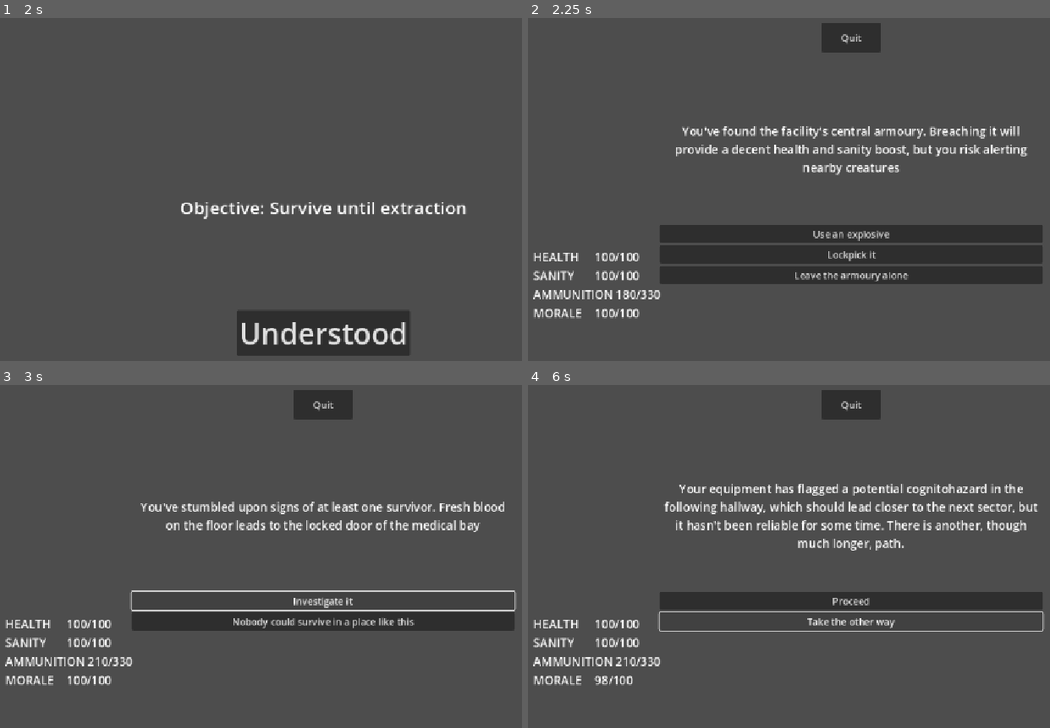
Above: before the commit, frames 1-4 (two rows, left to right).
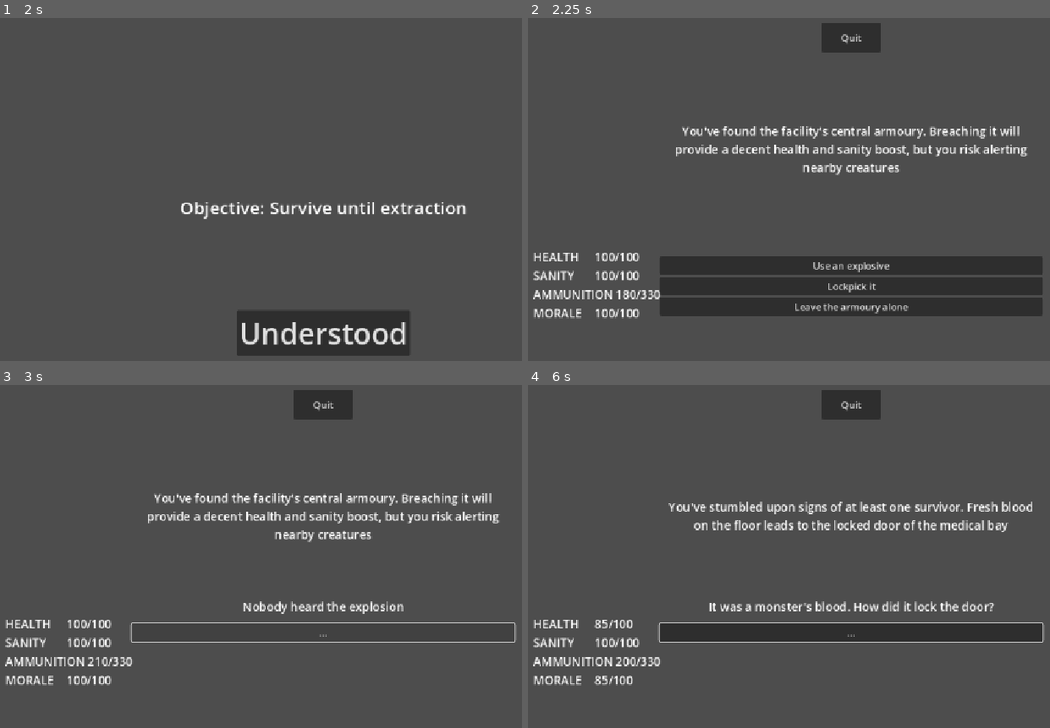
Above: after the commit, the same moments.

Repository: AAP-01/SCP-Field-prototype-II-
Game: Godot game, scene res://Scenes/start.tscn
Two runs of this game, one before a commit and one after it. Both use one fixed random seed, a clock stepped at 60 frames per second and the inputs below.
Inputs (mouse positions are in pixels of both pictures, inside the frame that each line leads up to):
- Up to frame 1 (2 s): click "Start" at 0.5 s; click "Easy" at 1.25 s
- Up to frame 2 (2.25 s): click "Understood" at 2 s
- Up to frame 3 (3 s): click "Use an explosive" at 2.75 s
- Up to frame 4 (6 s): click "Investigate it" (after the commit: "...") at 3.5 s; click "Investigate" (after the commit: "Investigate it") at 4.25 s; click (851, 621) at 5 s, where only the run before the commit has a clickable "Don't risk it"; click (851, 621) at 5.75 s, where only the run before the commit has a clickable "Go the other way"

Frame 1 is identical in both runs. In frame 2, 13% of the frame differs, in the area x 25-99%, y 60-87%; in frame 3, 8.0%; in frame 4, 11%.

Commit message:
The game now immediately runs code affected by stat changes if the admin panel is modified and shows the outcome of the choice. Refactored code by creating a method for rolling the success rate and reducing redundant code. Modified event difficulty by scaling to the game's difficulty

Diff:
--- a/Events/event_cognitohazard_discovered.tres
+++ b/Events/event_cognitohazard_discovered.tres
@@ -81,7 +81,7 @@
 script = ExtResource("2_pxri2")
 event_text = "Your equipment has flagged a potential cognitohazard in the following hallway, which should lead closer to the next sector, but it hasn't been reliable for some time. There is another, though much longer, path."
 low_sanity_event_text = "The girl in the hallway calls"
-difficulty = 5
+difficulty = -5
 choices = Array[ExtResource("1_8kx05")]([SubResource("Resource_haaqa"), SubResource("Resource_fhhyj")])
 low_sanity_choices = Array[ExtResource("1_8kx05")]([SubResource("Resource_oiwbm"), SubResource("Resource_i4sec")])
 metadata/_custom_type_script = "uid://cghl73ax2sjo6"
--- a/Events/event_go_to_tunnel.tres
+++ b/Events/event_go_to_tunnel.tres
@@ -42,6 +42,6 @@
 [resource]
 script = ExtResource("2_ry74d")
 event_text = "You've found a tunnel that you have deduced might bring you much closer to the extraction point. It however isn't in the map at all, so you may risk getting lost or hurt"
-difficulty = 2
+difficulty = -2
 choices = Array[ExtResource("1_eublt")]([SubResource("Resource_kcvwj"), SubResource("Resource_yfcct")])
 metadata/_custom_type_script = "uid://cghl73ax2sjo6"
--- a/Events/event_investigate_figure.tres
+++ b/Events/event_investigate_figure.tres
@@ -41,6 +41,6 @@
 [resource]
 script = ExtResource("1_gwwbi")
 event_text = "You thought you spotted something, or something, run past your direction. "
-difficulty = 2
+difficulty = -2
 choices = Array[ExtResource("1_xmmc3")]([SubResource("Resource_8ayh7"), SubResource("Resource_wbfp4")])
 metadata/_custom_type_script = "uid://cghl73ax2sjo6"
--- a/Events/event_locked_armoury_found.tres
+++ b/Events/event_locked_armoury_found.tres
@@ -66,6 +66,6 @@
 [resource]
 script = ExtResource("1_aojih")
 event_text = "You've found the facility's central armoury. Breaching it will provide a decent health and sanity boost, but you risk alerting nearby creatures"
-difficulty = 3
+difficulty = -3
 choices = Array[ExtResource("1_xkww3")]([SubResource("Resource_vh8u4"), SubResource("Resource_bmqwj"), SubResource("Resource_pu045")])
 metadata/_custom_type_script = "uid://cghl73ax2sjo6"
--- a/Events/event_sign_of_survivor.tres
+++ b/Events/event_sign_of_survivor.tres
@@ -42,6 +42,6 @@
 [resource]
 script = ExtResource("2_enh1v")
 event_text = "You've stumbled upon signs of at least one survivor. Fresh blood on the floor leads to the locked door of the medical bay"
-difficulty = 1
+difficulty = -1
 choices = Array[ExtResource("1_7dimk")]([SubResource("Resource_qqn41"), SubResource("Resource_rn03m")])
 metadata/_custom_type_script = "uid://cghl73ax2sjo6"
--- a/Resources/Multiple Choice/multiple_choice_event_data.gd
+++ b/Resources/Multiple Choice/multiple_choice_event_data.gd
@@ -3,7 +3,7 @@
 
 @export var event_text : String
 @export var low_sanity_event_text : String
-@export var difficulty : int	# From 1-10
+@export var difficulty : int	# From -1 to -10
 @export var choices : Array[MultipleChoiceData]
 @export var low_sanity_choices : Array[MultipleChoiceData]
 @export var chosen_event_text : String
--- a/Scenes/main_game.tscn
+++ b/Scenes/main_game.tscn
@@ -20,12 +20,12 @@
 anchors_preset = -1
 anchor_left = 0.030000001
 anchor_top = 0.60800004
-anchor_right = 0.187
-anchor_bottom = 0.70100003
+anchor_right = 0.21900001
+anchor_bottom = 0.799
 offset_left = 0.43999863
 offset_top = 0.015960693
-offset_right = 0.57598877
-offset_bottom = -0.24801636
+offset_right = -36.28801
+offset_bottom = -63.752014
 theme_override_constants/separation = 4
 script = ExtResource("1_mgc0q")
 
@@ -119,6 +119,15 @@
 vertical_alignment = 1
 autowrap_mode = 2
 
+[node name="Outcome Text" type="Label" parent="Event"]
+custom_minimum_size = Vector2(0, 50)
+layout_mode = 2
+theme_override_font_sizes/font_size = 20
+text = "INSERT OUTCOME HERE"
+horizontal_alignment = 1
+vertical_alignment = 1
+autowrap_mode = 2
+
 [node name="Choice Buttons" type="VBoxContainer" parent="Event"]
 visibility_layer = 2
 layout_mode = 2
@@ -177,5 +186,4 @@
 [connection signal="event_selected" from="Managers/Event Manager" to="Admin Panel" method="_on_event_manager_event_selected"]
 [connection signal="change_ui" from="Managers/Player Manager" to="Stat Bars" method="_on_player_manager_change_ui"]
 [connection signal="change_ui" from="Managers/Player Manager" to="Admin Panel" method="_on_player_manager_change_ui"]
-[connection signal="get_new_event" from="Managers/Player Manager" to="Managers/Event Manager" method="_on_player_manager_get_new_event"]
 [connection signal="pressed" from="Quit" to="Quit" method="_on_pressed"]
--- a/Scripts/admin_panel.gd
+++ b/Scripts/admin_panel.gd
@@ -7,7 +7,7 @@
 @onready var ammunition: Label = $"Panel/TabContainer/Player/ScrollContainer/Player stats/Ammunition"
 @onready var morale: Label = $"Panel/TabContainer/Player/ScrollContainer/Player stats/Morale"
 
-func _input(event: InputEvent) -> void:
+func _input(_event: InputEvent) -> void:
 	if Input.is_action_just_pressed("Open admin panel"):
 		if visible == true:
 			visible = false
--- a/Scripts/admin_player_stats.gd
+++ b/Scripts/admin_player_stats.gd
@@ -13,6 +13,8 @@
 @onready var ammunition_amount: Label = $"../../../../../../Stat Bars/Ammunition/Ammunition Amount"
 @onready var morale_amount: Label = $"../../../../../../Stat Bars/Morale/Morale Amount"
 
+signal stat_changed	# Sends to end_game() in SingletonPlayerStats
+
 # Sent from signals in Player Stats
 func _ready() -> void:
 	health.text = "Health: " + str(SingletonPlayerStats.health)
@@ -21,11 +23,14 @@
 	ammunition.text = "Ammunition: " + str(SingletonPlayerStats.ammunition)
 	morale.text = "Morale: " + str(SingletonPlayerStats.morale)
 
+	stat_changed.connect(SingletonPlayerStats.end_game)
+
 func _on_health_input_text_submitted(new_text: String) -> void:
 	var value = clamp(new_text.to_int(), 0, SingletonPlayerStats.health_cap)
 	health.text = "Health: " + str(value)
 	SingletonPlayerStats.health = value
 	health_amount.text = str(SingletonPlayerStats.health) + "/" + str(SingletonPlayerStats.health_cap)
+	stat_changed.emit()
 
 func _on_sanity_input_text_submitted(new_text: String) -> void:
 	var value = clamp(new_text.to_int(), 0, SingletonPlayerStats.sanity_cap)
@@ -37,6 +42,7 @@
 	var value = clamp(new_text.to_int(), 0, SingletonPlayerStats.advancement_cap)
 	advancement.text = "Advancement: " + str(value)
 	SingletonPlayerStats.advancement = value
+	stat_changed.emit()
 
 func _on_ammunition_input_text_submitted(new_text: String) -> void:
 	var value = clamp(new_text.to_int(), 0, SingletonPlayerStats.ammunition_cap)
--- a/Scripts/event_manager.gd
+++ b/Scripts/event_manager.gd
@@ -2,6 +2,7 @@
 class_name EventManager
 
 @onready var event_text: Label = $"../../Event/Event Text"
+@onready var outcome_text: Label = $"../../Event/Outcome Text"
 var event : Resource
 var choice_buttons : Array[Button]
 var sanity_modifier : String
@@ -37,11 +38,17 @@
 	display_event()
 
 func display_event() -> void:
+	if choice_buttons[0].pressed.is_connected(_on_choice_1_alternate_pressed):
+		choice_buttons[0].pressed.disconnect(_on_choice_1_alternate_pressed)
+		choice_buttons[0].pressed.connect(_on_choice_1_pressed)
+
 	# Reset visibility
 	for button in choice_buttons:
 		button.show()
 
 	print("Event selected: " + event.resource_path.get_file())
+
+	outcome_text.text = ""
 
 	# Show event text
 	if event is MultipleChoiceEventData:
@@ -68,20 +75,31 @@
 
 func _on_choice_1_pressed() -> void:
 	run_success_rate(0)
+	if event is MultipleChoiceEventData:
+		show_outcome(0)
+	elif event is OneChoiceEventData:
+		select_event()
 
 func _on_choice_2_pressed() -> void:
 	run_success_rate(1)
+	show_outcome(1)
 
 func _on_choice_3_pressed() -> void:
 	run_success_rate(2)
+	show_outcome(2)
 
 func _on_choice_4_pressed() -> void:
 	run_success_rate(3)
+	show_outcome(3)
+
+func _on_choice_1_alternate_pressed() -> void:
+	select_event()
 
 func run_success_rate(index : int) -> void:
 	if event is MultipleChoiceEventData:
 		print("Selected: " + event.chosen_choices[index].choice_text)
 
+		# =================== Events with unconventional success rate ===================
 		# Choices with 100% success immediately emit the signal
 		if event.chosen_choices[index].success_rate == 100:
 			choice_selected.emit(event.chosen_choices[index].outcomes[0])
@@ -90,18 +108,11 @@
 		# Skip calculating success rate if the choice is random
 		if event.chosen_choices[index].random:
 			print("This is a random event")
-			print("Success rate: " + str(event.chosen_choices[index].success_rate))
+			print("Success rate: " + str(event.chosen_choices[index].success_rate + (event.difficulty * SingletonPlayerStats.event_difficulty)))
 
-			var roll = randi_range(0, 100)
-			if roll <= event.chosen_choices[index].success_rate:
-				print("Outcome: " + event.chosen_choices[index].outcomes[0].outcome_text)
-				choice_selected.emit(event.chosen_choices[index].outcomes[0])
-				return
-			else:
-				# Failure. Outcome 1 is always the failed outcome
-				print("Outcome: " + event.chosen_choices[index].outcomes[1].outcome_text)
-				choice_selected.emit(event.chosen_choices[index].outcomes[1])
-				return
+			roll(index, event.chosen_choices[index].success_rate)
+			return
+		# =================== Events with unconventional success rate ===================
 
 		# Calculating missing ammunition penalty on the success rate
 		var missing_ammunition_penalty = missing_ammunition_penalty_calculation(index)
@@ -109,25 +120,25 @@
 		# Calculating the success rate
 		var final_success_rate = final_success_rate_calculation(index, missing_ammunition_penalty)
 
-		# For console
-		print("	Missing ammunition penalty: " + str(missing_ammunition_penalty))
-		print("	Initial success rate: " + str(event.choices[index].success_rate))
-		print("	Final success rate: " + str(final_success_rate))
-		print("-----")
-
-		# Roll
-		var roll = randi_range(0, 100)
-		if roll <= final_success_rate:
-			# Success. Outcome 0 is always the succesful outcome
-			print("Outcome: " + event.choices[index].outcomes[0].outcome_text)
-			choice_selected.emit(event.choices[index].outcomes[0])
-		else:
-			# Failure. Outcome 1 is always the failed outcome
-			print("Outcome: " + event.choices[index].outcomes[1].outcome_text)
-			choice_selected.emit(event.choices[index].outcomes[1])
+		# Roll the final_success_rate
+		roll(index, final_success_rate)
 	elif event is OneChoiceEventData:
 		print("Outcome: " + event.choice.outcome_text)
-		choice_selected.emit(event.choice)
+		choice_selected.emit(event.choice)	# Sends to Player Manager
+
+func roll(index : int, final_success_rate : float) -> void:
+	if randi_range(0, 100) <= final_success_rate:
+		# Success. Outcome 0 is always the succesful outcome
+		SingletonEvent.success = true
+		print("Success")
+		print("Outcome: " + event.chosen_choices[index].outcomes[0].outcome_text)
+		choice_selected.emit(event.chosen_choices[index].outcomes[0])	# Sends to Player Manager
+	else:
+		# Failure. Outcome 1 is always the failed outcome
+		SingletonEvent.success = false
+		print("Fail")
+		print("Outcome: " + event.chosen_choices[index].outcomes[1].outcome_text)
+		choice_selected.emit(event.chosen_choices[index].outcomes[1])	# Sends to Player Manager
 
 func missing_ammunition_penalty_calculation(index : int) -> float:
 	# Calculating missing ammunition penalty on the success rate
@@ -151,14 +162,35 @@
 
 func final_success_rate_calculation(index : int, missing_ammunition_penalty : float) -> float:
 	# Calculating the success rate
-	var success_rate = event.choices[index].success_rate - event.difficulty
-	var player_stats = ((SingletonPlayerStats.health * 50) + (SingletonPlayerStats.sanity * 15) + (SingletonPlayerStats.morale * 35)) / 100
+	var success_rate = event.chosen_choices[index].success_rate + (event.difficulty * SingletonPlayerStats.event_difficulty)
+	print("	Success rate minus difficulty: " + str(success_rate))
+
+	var player_stats : float = ((SingletonPlayerStats.health * 50) + (SingletonPlayerStats.sanity * 15) + (SingletonPlayerStats.morale * 35)) / 100
+	print("	Player stats average: " + str(player_stats))
+
 	success_rate = (success_rate + player_stats) / 2.00
+	print("	Success rate plus player stats average: " + str(success_rate))
+
 	var final_success_rate = success_rate * missing_ammunition_penalty
 	final_success_rate = clamp(final_success_rate, 0, 100)
+	print("	Final success rate: " + str(final_success_rate))
+	print("-----")
 
 	return final_success_rate
 
-# This runs when PlayerManager to indicate the stats have been changed and can rerun an event
-func _on_player_manager_get_new_event() -> void:
-	select_event()
+func show_outcome(index : int) -> void:
+	if event is MultipleChoiceEventData:
+		if SingletonEvent.success:
+			outcome_text.text = event.chosen_choices[index].outcomes[0].outcome_text
+		elif !SingletonEvent.success:
+			outcome_text.text = event.chosen_choices[index].outcomes[1].outcome_text
+	elif event is OneChoiceEventData:
+		pass
+
+	choice_buttons[0].text = "..."
+	choice_buttons[1].hide()
+	choice_buttons[2].hide()
+	choice_buttons[3].hide()
+
+	choice_buttons[0].pressed.disconnect(_on_choice_1_pressed)
+	choice_buttons[0].pressed.connect(_on_choice_1_alternate_pressed)
--- a/Scripts/player_manager.gd
+++ b/Scripts/player_manager.gd
@@ -2,7 +2,7 @@
 class_name PlayerManager
 
 signal change_ui
-signal get_new_event
+signal stat_changed
 
 @onready var health_amount: Label = $"../../Stat Bars/Health/Health Amount"
 @onready var sanity_amount: Label = $"../../Stat Bars/Sanity/Sanity Amount"
@@ -12,6 +12,7 @@
 var penalty = 1
 
 func _ready() -> void:	# Reset the stats to default upon starting a game
+	stat_changed.connect(SingletonPlayerStats.end_game)
 	penalty = 1
 
 func _on_event_manager_choice_selected(outcome: Resource) -> void:	# "outcome" should only be OutcomeData or OneChoiceData (for now)
@@ -43,7 +44,7 @@
 	print("	Ammunition change: " + str(outcome.ammunition_change) + ", Current ammunition: " + str(SingletonPlayerStats.ammunition))
 	print("	Morale change: " + str(outcome.morale_change) + ", Current morale: " + str(SingletonPlayerStats.morale))
 	print("=====")
-	get_new_event.emit()	# Signal to Event Manager to pick a new event
+	stat_changed.emit()	# Signal to show_outcome(index, event) in Event Manager to show the outcome after editing the stats
 
 	# Send to game over
 	if SingletonPlayerStats.health <= 0:
--- a/Scripts/singleton_event.gd
+++ b/Scripts/singleton_event.gd
@@ -3,3 +3,5 @@
 class_name Event
 
 var event : Resource
+var choice_selected : Resource
+var success : bool = true
--- a/Scripts/singleton_player_stats.gd
+++ b/Scripts/singleton_player_stats.gd
@@ -10,6 +10,7 @@
 
 enum Difficulty {EASY, NORMAL, HARD}
 var difficulty : Difficulty
+var event_difficulty : float
 var health_cap : int
 var sanity_cap : int
 var advancement_cap : int
@@ -28,6 +29,7 @@
 			ammunition = 180
 			morale = 100
 
+			event_difficulty = 0.75
 			health_cap = 100
 			sanity_cap = 100
 			advancement_cap = 15
@@ -40,6 +42,7 @@
 			ammunition = 120
 			morale = 90
 
+			event_difficulty = 1
 			health_cap = 100
 			sanity_cap = 100
 			advancement_cap = 20
@@ -52,8 +55,18 @@
 			ammunition = 90
 			morale = 75
 
+			event_difficulty = 1.5
 			health_cap = 90
 			sanity_cap = 90
 			advancement_cap = 30
 			ammunition_cap = 120
 			morale_cap = 90
+
+func end_game() -> void:
+	# Send to game over
+	if health <= 0:
+		get_tree().change_scene_to_file("res://Scenes/game_over.tscn")
+
+	# Reach the advancement cap to win
+	if advancement >= advancement_cap:	# Set the number to change the length of a game
+		get_tree().change_scene_to_file("res://Scenes/game_over.tscn")
